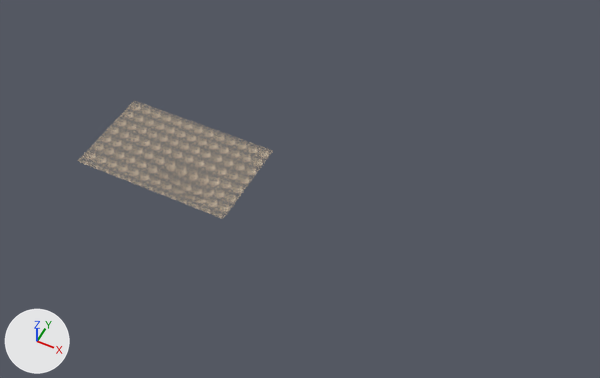
The FBX model TrashSoup/TrashSoup/TrashSoupContent/Models/Enviro/Nature/park_ground.FBX as it was, and as the next commit left it.
Rendered twice from a 50 mm lens placed at (0.206, -0.258, 0.333), pointed at (0.066, 0.022, -0.016). The lights are fixed; the arrows at lower left show +X, +Y and +Z. Where no turn or scale is listed for an object, it has been applied to the vertices.

Objects in the first picture: 'Group10902'.
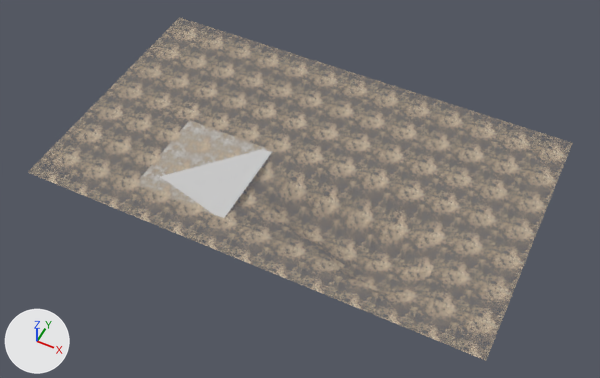
The newer file is also rescaled (x0.358), turned or shifted as a whole; pictures and numbers use the older file's frame.

What differs and where, as boxes [x1, y1, x2, y2] in the pictures (600 x 378 px):
'Object001', added
    after: [29, 18, 573, 360]
'Group10902', reshaped (30% narrower, 15% shorter)
    before: [79, 103, 269, 218]
    after: [139, 120, 272, 218]

The change, as a list of edits to the scene's bpy script:
```text
Add mat_03___default:
    mat_03___default = principled_material('03 - Default')
    mat_03___default.base_color = (0.588, 0.588, 0.588)  # light grey #cacaca
    mat_03___default.roughness = 0.859
Change me_mesh:
    used by ob_group10902; location = (0.0, 0.0, 0.0)
    remove me_mesh.from_pydata(...)  # 206 vertices, 401 faces; spans x -0.0466..0.0466, y -0.0278..0.0278, z -0.0062..0.0
    remove me_mesh.materials.append(mat_08___default)
    add me_mesh.from_pydata(...)  # 4 vertices, 2 faces; spans x -0.0083..0.0466, y -0.0278..0.0278, z 0.0
    me_mesh part 1
    204 vertices are removed from x -0.0466..0.0466, y -0.0278..0.0278, z -0.0062..0.0
    401 faces are deleted
    2 vertices are added at (-0.0083, -0.0278, 0.0), (-0.0083, 0.0278, 0.0)
    2 new faces join them
    add me_mesh.materials.append(mat_03___default)  # light grey #cacaca
Add me_mesh_001:
    me_mesh_001.from_pydata(...)  # 206 vertices, 401 faces; spans x -0.13..0.13, y -0.078..0.078, z -0.017..0.0
    me_mesh_001.materials.append(mat_08___default)
Add ob_object001:
    ob_object001 = bpy.data.objects.new('Object001', me_mesh_001)
    ob_object001.location = (0.0645, 0.0309, 0.0001)
```
